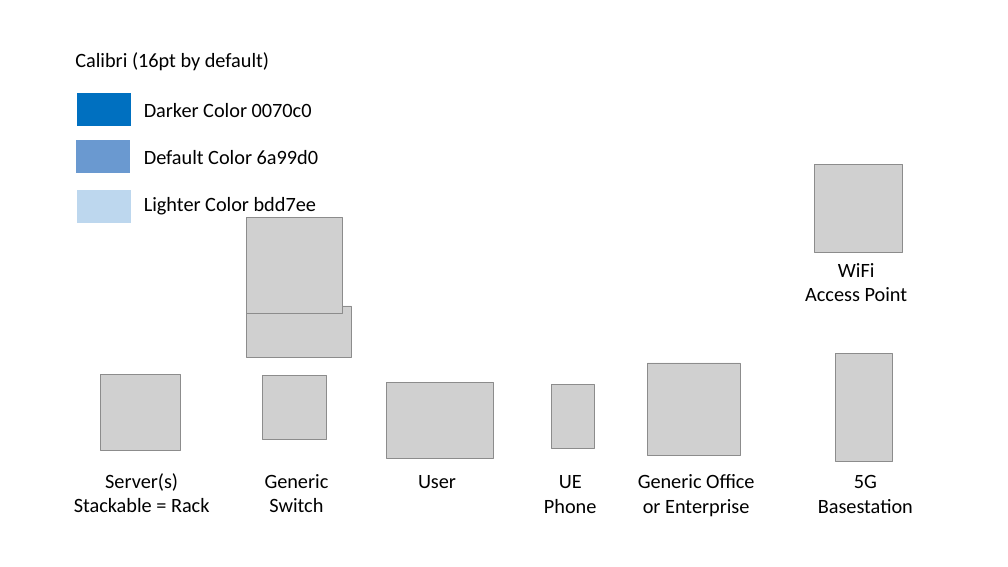
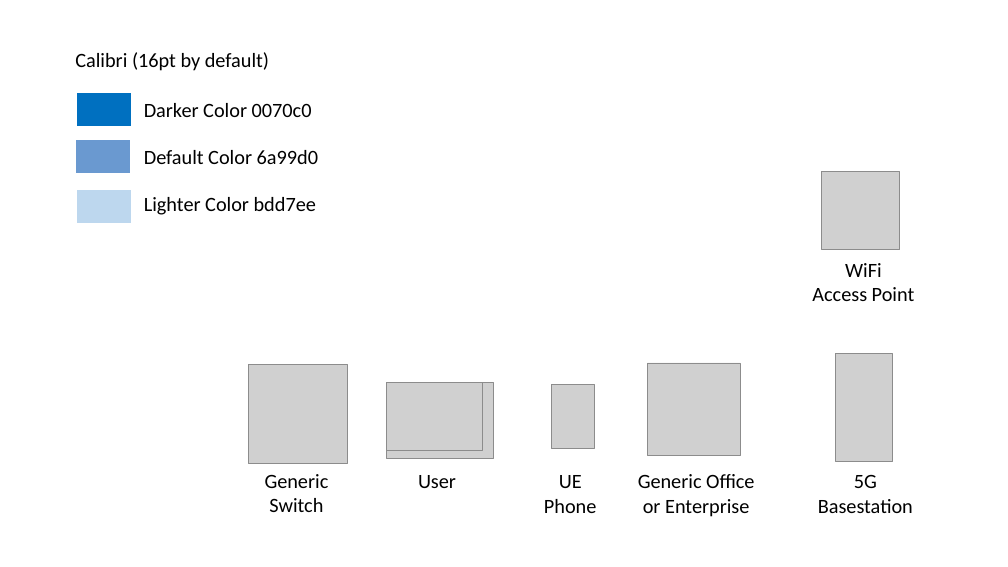
Before and after one commit to SystemsApproach/7E, a slide deck: slide 1 of figures/Figure-Style.odp. Drawn at 1008x567 pixels with LibreOffice and Linux fonts; fonts in the diff are those of the drawing; grey boxes stand for pictures. Boxes give left, top, right and bottom in pixels: in the first picture for what was removed or moved away, otherwise in the second. Text is boxed around its words. In the diff, an @@ line names an element or a change of style, - is before the commit and + after.

```diff
--- a/figures/Figure-Style.odp
+++ b/figures/Figure-Style.odp
@@ picture: place and size @@
-picture at box(815, 165, 903, 252)
+picture at box(822, 172, 900, 250)
@@ picture removed at box(247, 217, 343, 313) @@
@@ text "WiFi": place and size @@
-text "WiFi" at box(805, 263, 908, 301)
+text "WiFi" at box(812, 263, 915, 301)
@@ picture removed at box(101, 375, 180, 451) @@
@@ picture: place and size @@
-picture at box(263, 375, 327, 440)
+picture at box(249, 365, 349, 465)
@@ picture: place and size @@
-picture at box(247, 306, 351, 358)
+picture at box(387, 382, 483, 450)
@@ text removed at box(74, 473, 209, 512) @@
-Server(s)
-Stackable = Rack
```
Also in this commit, not shown: 1 other slide changed, 2 other files.
